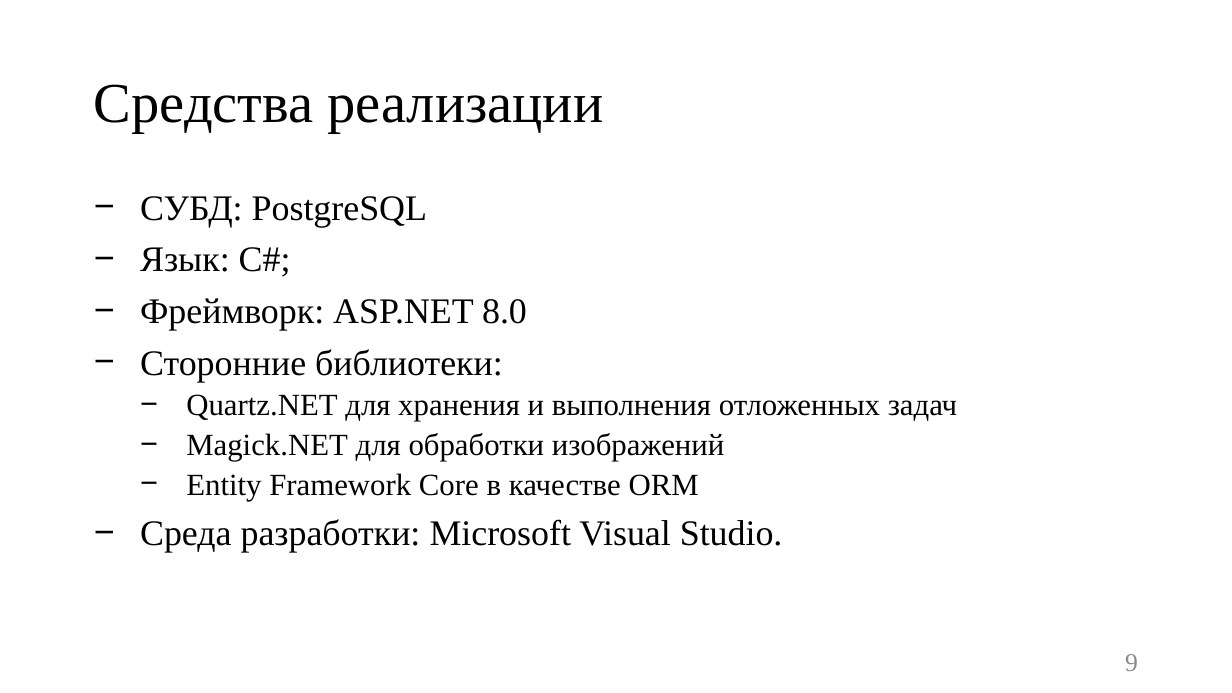
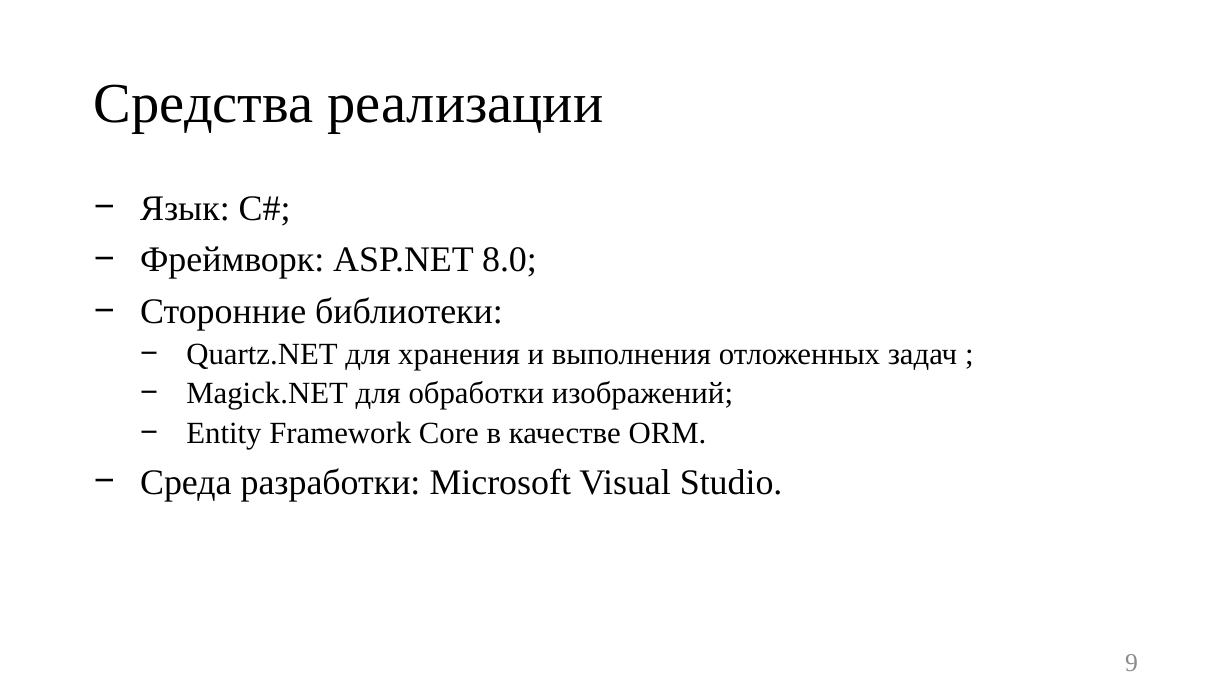
Before and after one commit to Kukushenok/competitive-math-game, a slide deck: slide 9 of docs/presentation.pptx. Drawn at 1232x693 pixels with LibreOffice and Linux fonts; fonts in the diff are those of the drawing. Boxes give left, top, right and bottom in pixels: in the first picture for what was removed or moved away, otherwise in the second. Text is boxed around its words. In the diff, an @@ line names an element or a change of style, - is before the commit and + after.

```diff
--- a/docs/presentation.pptx
+++ b/docs/presentation.pptx
@@ text at (140,196,427,227): paragraph removed @@
-− СУБД: PostgreSQL
@@ text at (140,246,537,279): text changed @@
-− Фреймворк: ASP.NET 8.0
+− Фреймворк: ASP.NET 8.0;
@@ text at (186,343,957,449): text changed @@
-  − Quartz.NET для хранения и выполнения отложенных задач
-  − Magick.NET для обработки изображений
-  − Entity Framework Core в качестве ORM
+  − Quartz.NET для хранения и выполнения отложенных задач ;
+  − Magick.NET для обработки изображений;
+  − Entity Framework Core в качестве ORM.
```
Also in this commit, not shown: 9 other slides changed, 8 other files.
